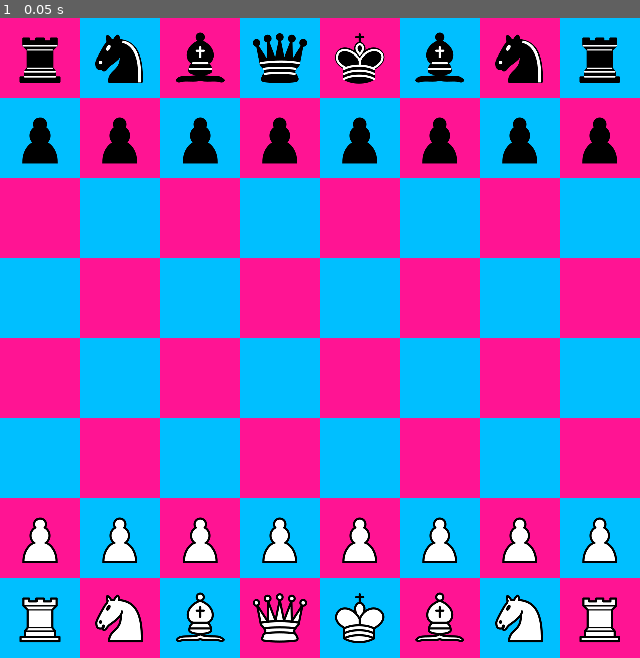
Above: before the commit, frame 1.
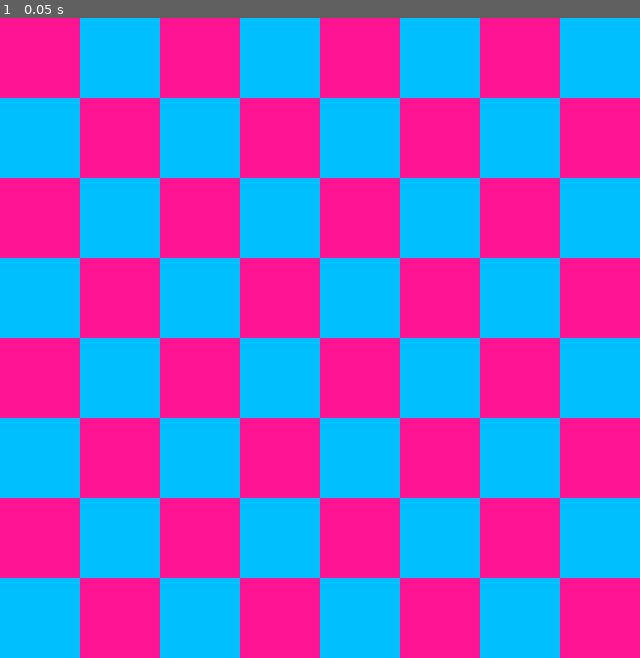
Above: after the commit, the same moment.

Repository: barsam44/bari-chess
Game: Godot game, scene res://Board.tscn
Two runs of this game, one before a commit and one after it. Both use one fixed random seed, a clock stepped at 60 frames per second and the inputs below. The engine's default icon, where the game draws it, is replaced by a stand-in: a white triangle on a blue panel in a dark square.
Inputs:
- Up to frame 1 (0.05 s): no input

The runs differ from the first frame. In frame 1, 9.7% of the frame differs, in the area x 2-97%, y 2-98%.
Error after the commit: Parse Error: Function "_input_event" has the same name as a previously declared function. (res://piece.gd:30)

Commit message:
added readme

Diff:
--- a/board.gd
+++ b/board.gd
@@ -2,6 +2,8 @@
 
 const BOARD_SIZE := 8
 const TILE_SIZE := 80
+var highlighted_squares: Array[Node] = []
+var selected_piece: Node = null
 
 @onready var SquareScene := preload("res://Square.tscn")
 @onready var PieceScene := preload("res://Piece.tscn")
@@ -28,6 +30,17 @@
 
 			add_child(square)
 
+func _clear_highlights():
+	for sq in highlighted_squares:
+		if is_instance_valid(sq):
+			sq.set_highlight(false)
+	highlighted_squares.clear()
+func _get_square_at(pos: Vector2i) -> Node:
+	for child in get_children():
+		if child is Node2D and child.has_method("set_highlight"):
+			if child.board_pos == pos:
+				return child
+	return null
 
 func _spawn_pieces():
 	# مهره‌های سفید
--- a/piece.gd
+++ b/piece.gd
@@ -23,6 +23,9 @@
 	else:
 		push_error("Texture not found: " + path)
 
+func _input_event(viewport, event, shape_idx):
+	if event is InputEventMouseButton and event.pressed and event.button_index == MOUSE_BUTTON_LEFT:
+		piece_clicked.emit(self)
 
 func _input_event(viewport, event, shape_idx):
 	if event is InputEventMouseButton and event.pressed and event.button_index == MOUSE_BUTTON_LEFT:
--- a/square.gd
+++ b/square.gd
@@ -2,7 +2,20 @@
 
 @export var board_pos: Vector2i
 
-signal square_clicked(board_pos: Vector2i)
+signal square_clicked(pos: Vector2i)
+
+@onready var color_rect := $ColorRect
+
+var base_color: Color
+var highlight_color: Color = Color(1, 1, 0, 0.6) # زرد شفاف
+var is_highlighted: bool = false
+
+func _ready():
+	base_color = color_rect.color
+
+func set_highlight(on: bool):
+	is_highlighted = on
+	color_rect.color = highlight_color if on else base_color
 
 func _input_event(viewport, event, shape_idx):
 	if event is InputEventMouseButton and event.pressed and event.button_index == MOUSE_BUTTON_LEFT:
Not shown, changed: .gitignore
Not shown, added: README.md
